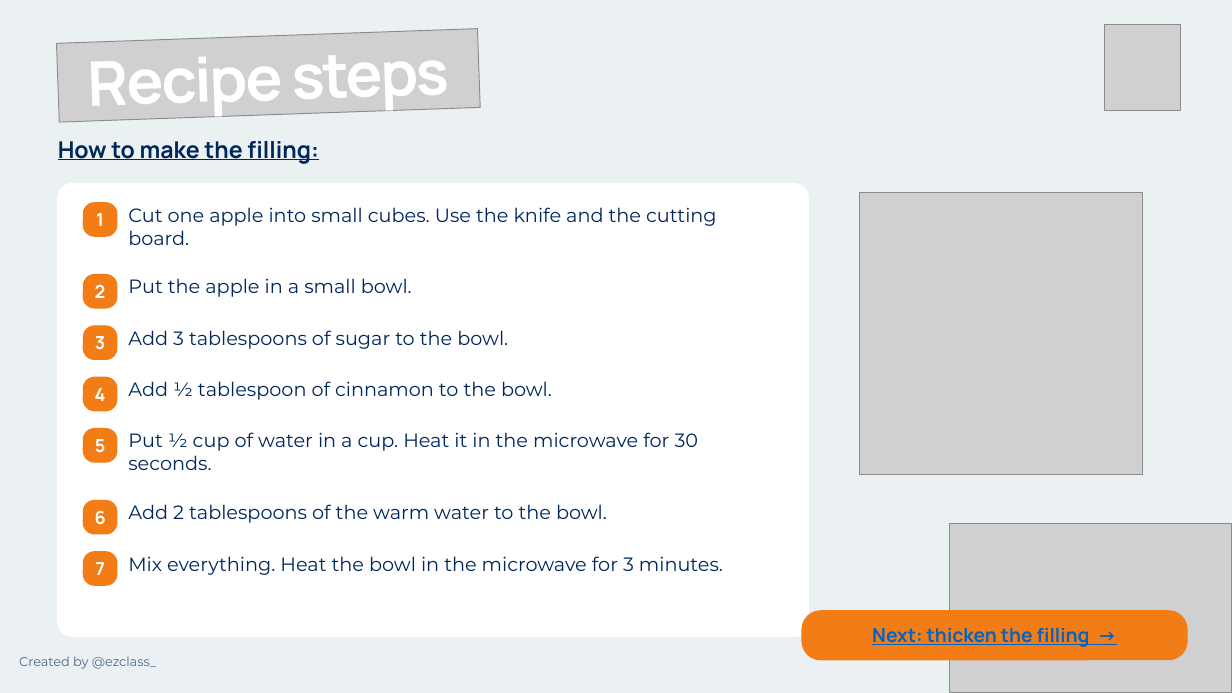
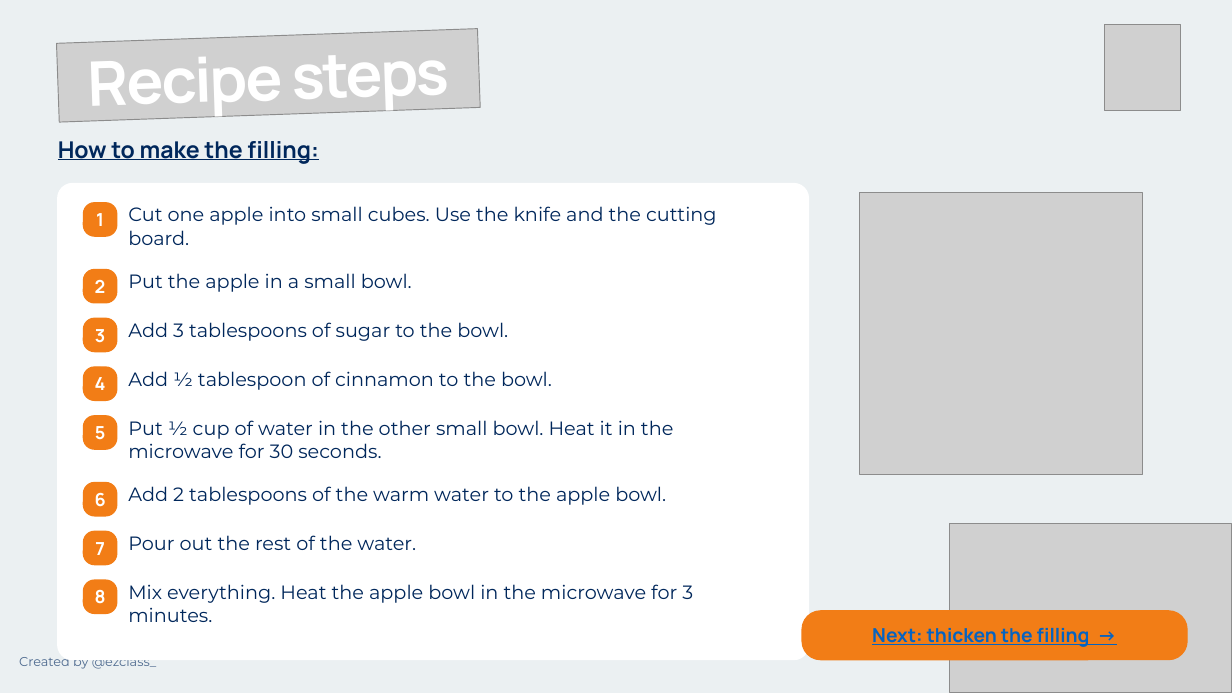
Before and after one commit to ezclassbr/cooking-class, a slide deck: slide 7 of art/deck/apple-pie-cooking-class.pptx. Drawn at 1232x693 pixels with LibreOffice and Linux fonts; fonts in the diff are those of the drawing; grey boxes stand for pictures. Boxes give left, top, right and bottom in pixels: in the first picture for what was removed or moved away, otherwise in the second. Text is boxed around its words. In the diff, an @@ line names an element or a change of style, - is before the commit and + after.

```diff
--- a/art/deck/apple-pie-cooking-class.pptx
+++ b/art/deck/apple-pie-cooking-class.pptx
@@ rounded rectangle resized from (x1=57, y1=184, x2=808, y2=637) to (x1=57, y1=184, x2=808, y2=660) @@
@@ rounded rectangle at (x1=57, y1=184, x2=808, y2=660): proportions changed @@
@@ 2 texts, 1 rounded rectangle moved together from (x1=83, y1=274, x2=412, y2=308) to (x1=83, y1=270, x2=412, y2=303) @@
@@ 4 texts, 2 rounded rectangles moved together from (x1=83, y1=326, x2=552, y2=410) to (x1=83, y1=318, x2=552, y2=400) @@
@@ text "5" moved from (x1=95, y1=439, x2=106, y2=453) to (x1=95, y1=426, x2=106, y2=440) @@
@@ rounded rectangle moved from (x1=83, y1=429, x2=116, y2=462) to (x1=83, y1=416, x2=116, y2=449) @@
@@ text at (x1=128, y1=420, x2=673, y2=458): text changed @@
-Put ½ cup of water in a cup. Heat it in the microwave for 30 seconds.
+Put ½ cup of water in the other small bowl. Heat it in the microwave for 30 seconds.
@@ text at (x1=128, y1=486, x2=666, y2=505): text changed @@
-Add 2 tablespoons of the warm water to the bowl.
+Add 2 tablespoons of the warm water to the apple bowl.
@@ 2 texts, 2 rounded rectangles moved together from (x1=83, y1=501, x2=116, y2=585) to (x1=83, y1=482, x2=116, y2=565) @@
@@ text added at (x1=128, y1=535, x2=416, y2=550), 15 pt, text #00275B @@
+Pour out the rest of the water.
@@ rounded rectangle added at (x1=83, y1=580, x2=116, y2=614), fill #F27D16, outline #F27D16 1 pt @@
@@ text added at (x1=95, y1=590, x2=106, y2=604), 14 pt, text #FFFFFF, bold @@
+8
@@ text at (x1=128, y1=584, x2=693, y2=622): text changed @@
-Mix everything. Heat the bowl in the microwave for 3 minutes.
+Mix everything. Heat the apple bowl in the microwave for 3 minutes.
```
Also in this commit, not shown: 4 other slides changed, 1 other file.
